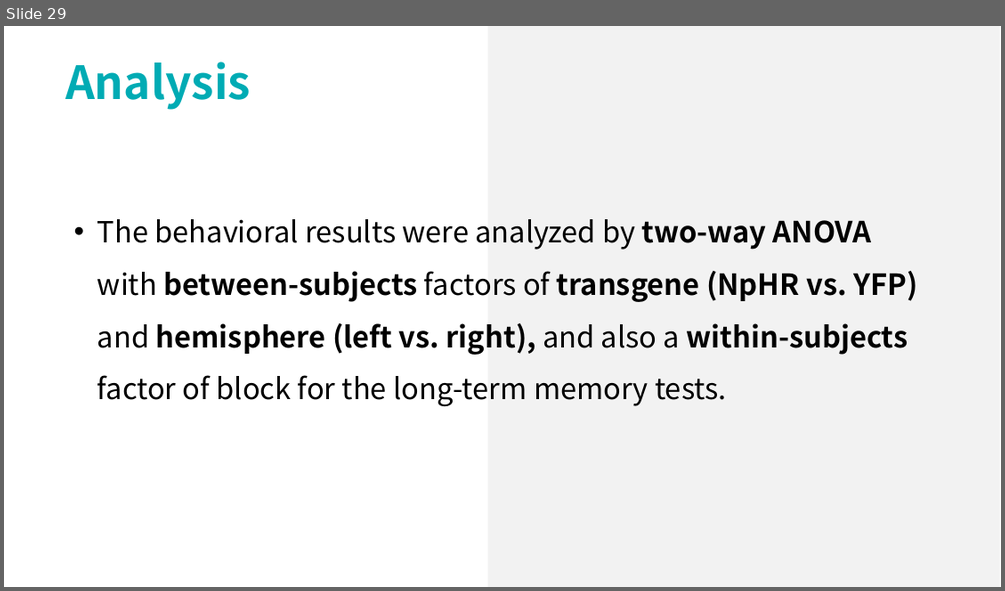
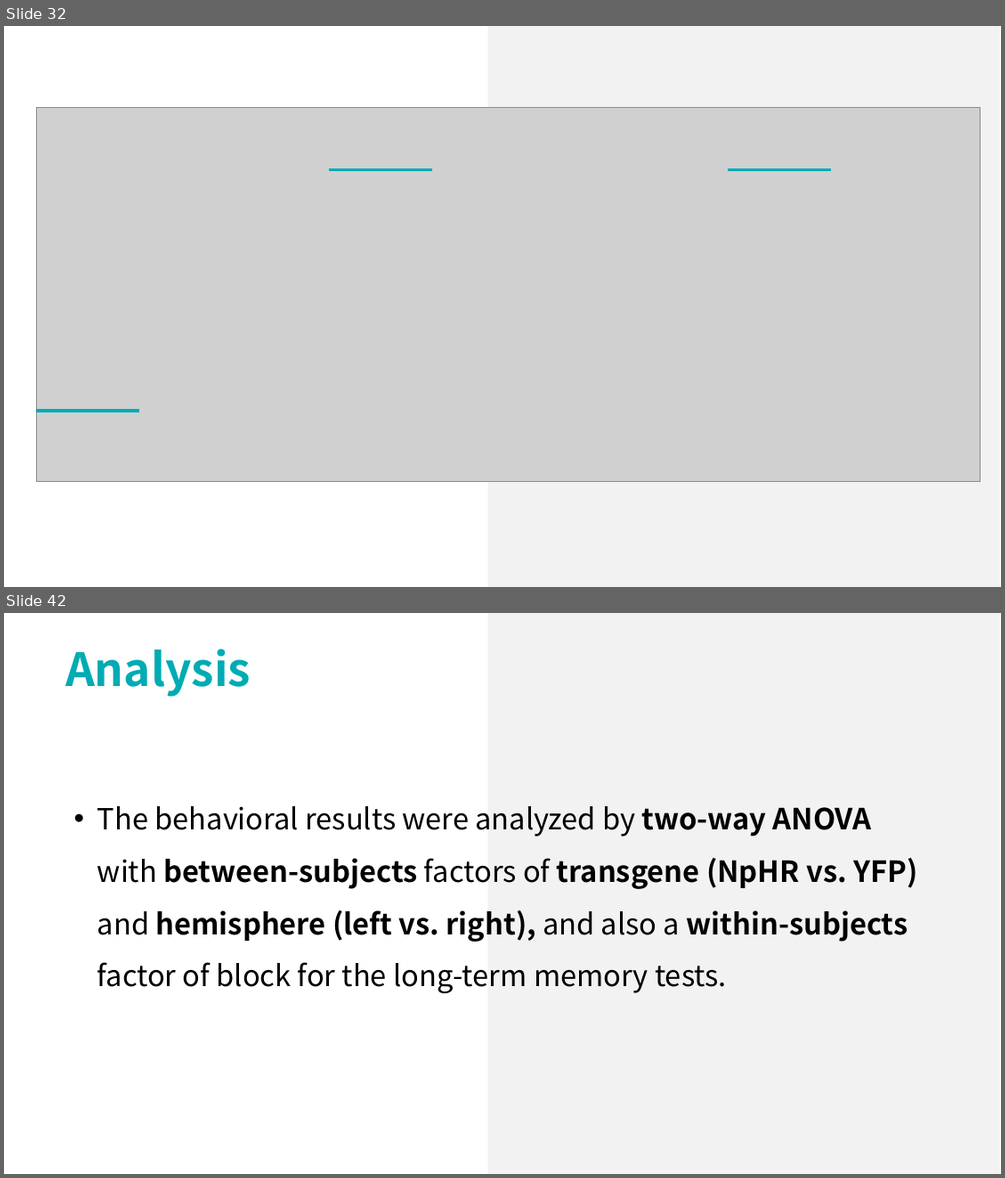
Before and after one commit to lsyoath/sheepy, a slide deck: Event/Lateralization.pptx. Shown one above the other, each under a label of ours: slide 29 before the commit, slides 32 and 42 after it; the slides between them are not shown. The pictures are 1005x591 and 1005x1178 pixels, drawn with LibreOffice and Linux fonts; fonts in the diff are those of the drawing; grey boxes stand for pictures. Boxes give left, top, right and bottom in pixels: in the first picture for what was removed or moved away, otherwise in the second. Text is boxed around its words. In the diff, an @@ line names an element or a change of style, - is before the commit and + after.

```diff
--- a/Event/Lateralization.pptx
+++ b/Event/Lateralization.pptx
@@ slide 32 added at box(4, 26, 1001, 587), background #FFFFFF @@
@@ rectangle added at box(488, 26, 1000, 587), fill #F2F2F2 @@
@@ picture added at box(36, 107, 979, 481) @@
@@ line added from (329, 170) to (432, 170), #00ABB4 3 pt @@
@@ line added from (728, 170) to (831, 170), #00ABB4 3 pt @@
@@ line added from (35, 410) to (139, 410), #00ABB4 3 pt @@
@@ what was slide 29 is now slide 42 @@
```
Also in this commit, not shown: 1 slide changed, 21 other slides added, 10 slides removed.
